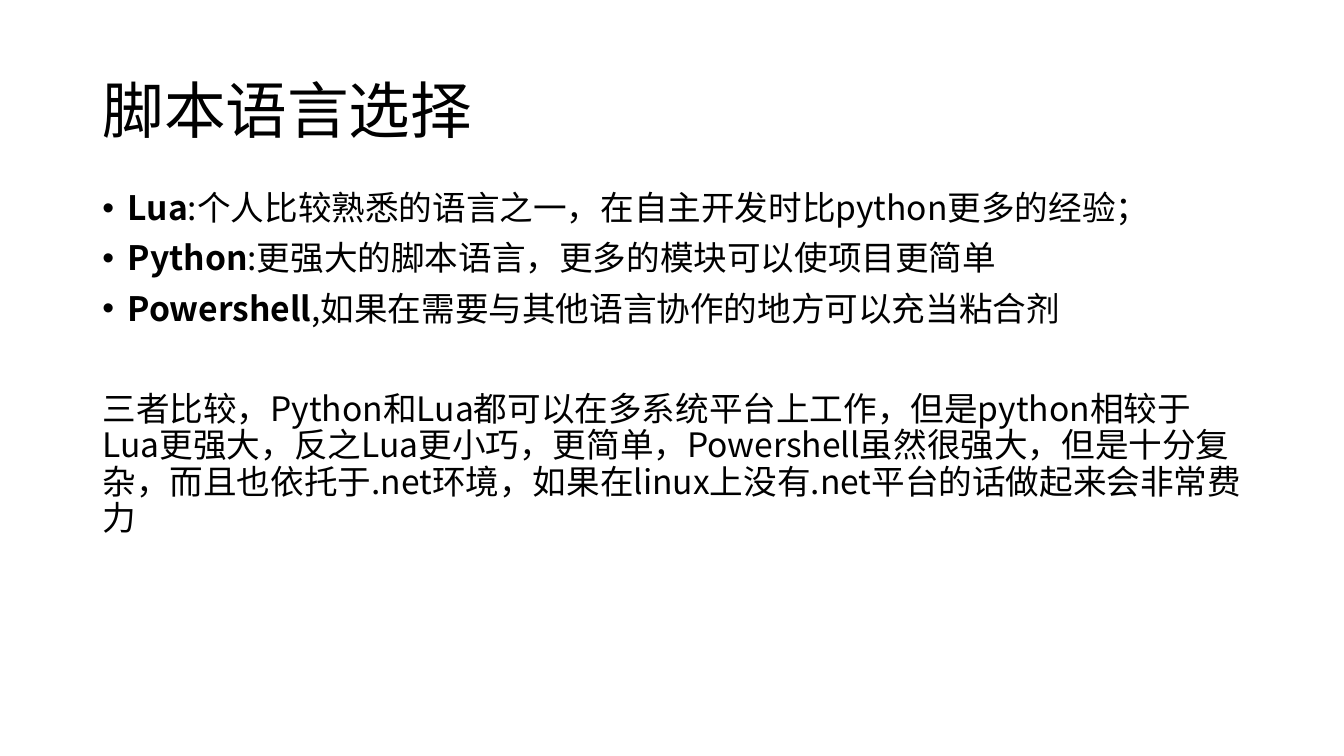
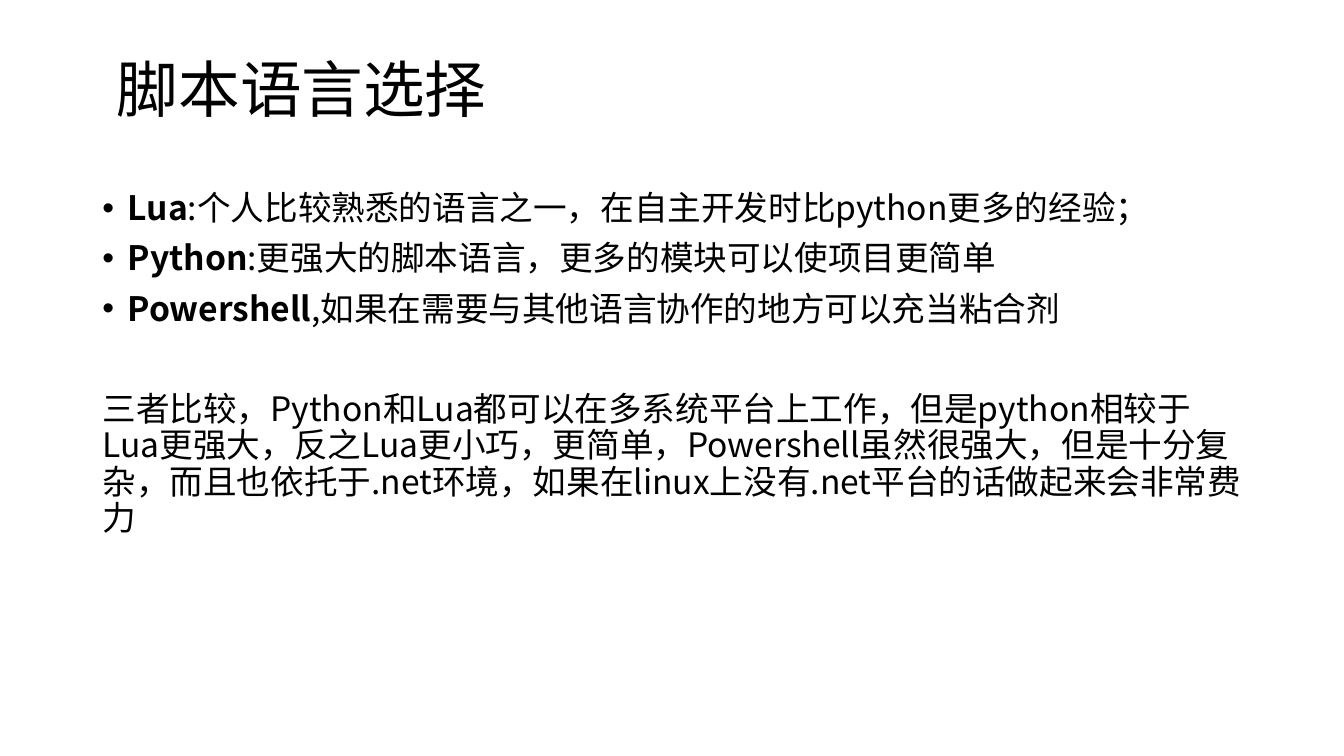
Before and after one commit to iunchen/ScrapySelf, a slide deck: slide 2 of Solution_v2.0.pptx. Drawn at 1344x756 pixels with LibreOffice and Linux fonts; fonts in the diff are those of the drawing. Boxes give left, top, right and bottom in pixels: in the first picture for what was removed or moved away, otherwise in the second. Text is boxed around its words. In the diff, an @@ line names an element or a change of style, - is before the commit and + after.

```diff
--- a/Solution_v2.0.pptx
+++ b/Solution_v2.0.pptx
@@ title "脚本语言选择": place and size @@
-title "脚本语言选择" at box(102, 81, 472, 138)
+title "脚本语言选择" at box(117, 60, 487, 117)
```
Also in this commit, not shown: 5 other slides changed, 6 slides added.
